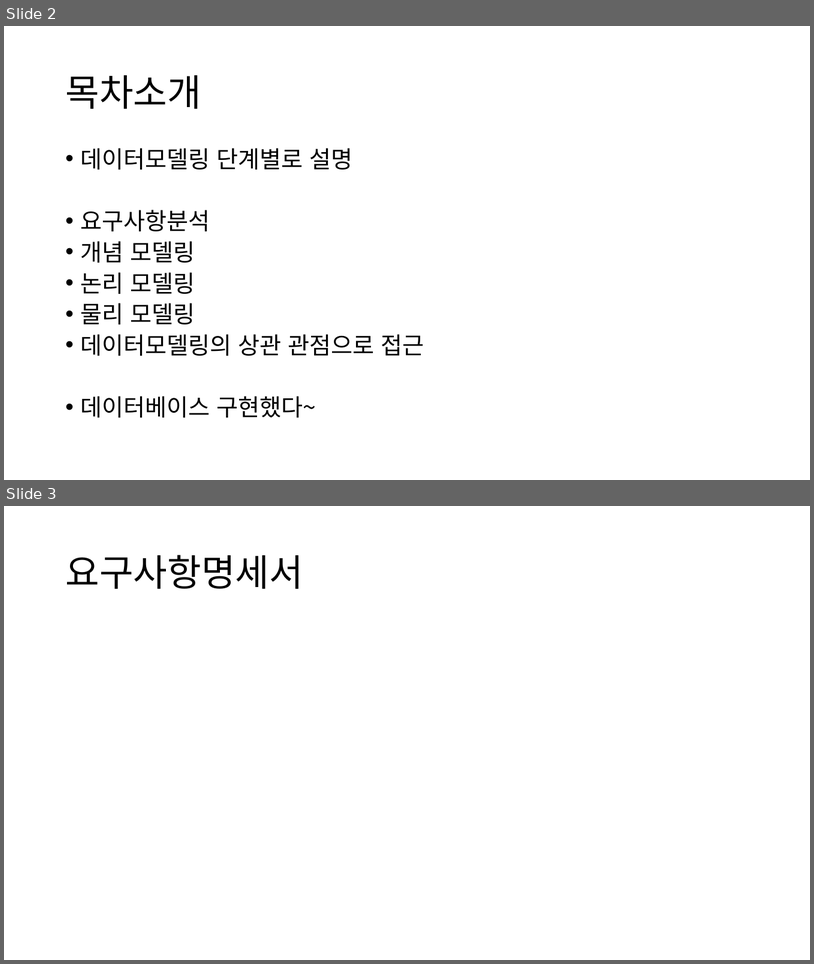
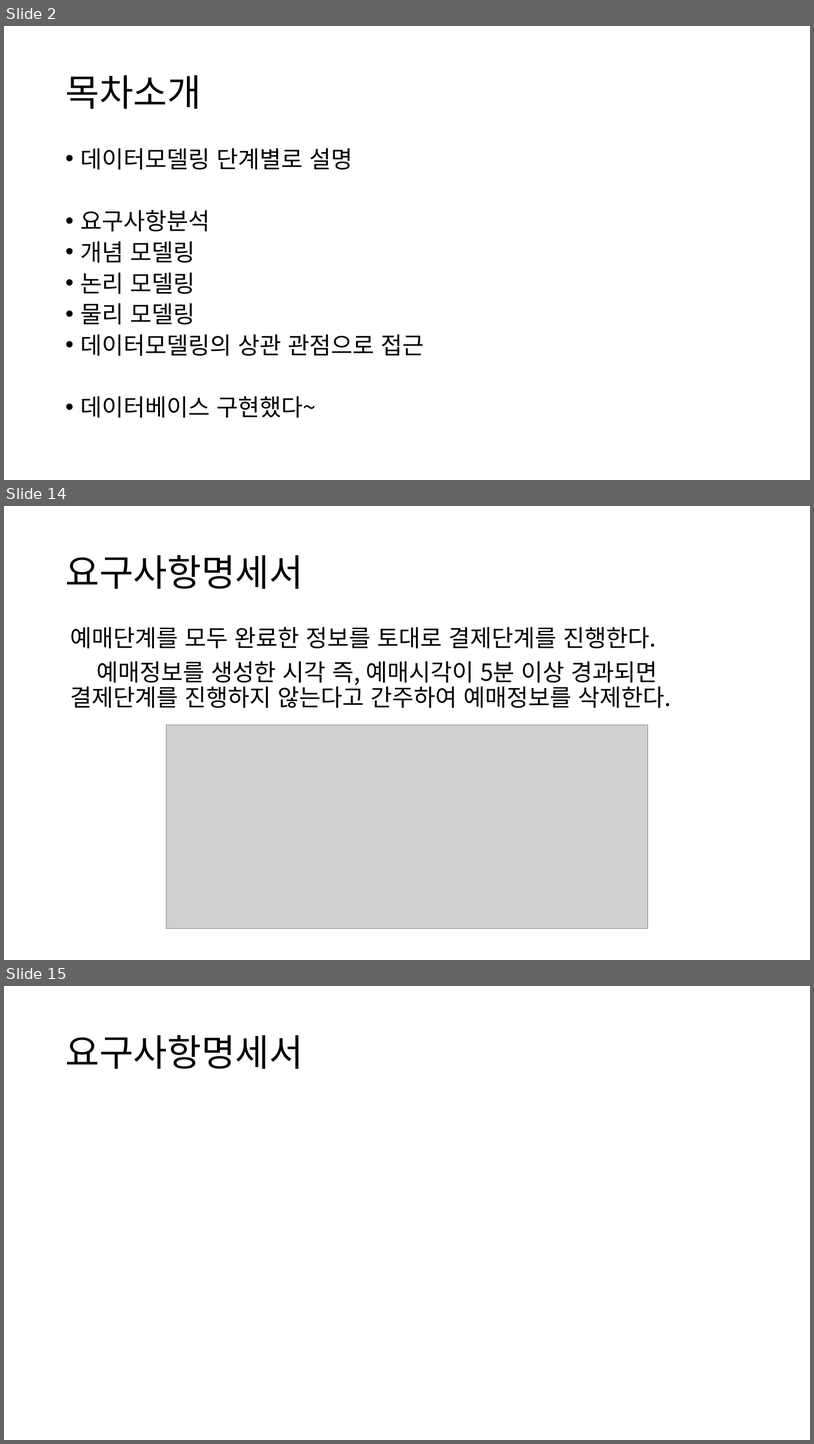
Before and after one commit to Cinema-System/My-Cinema, a slide deck: 중간발표/다은발표준비.pptx. Shown one above the other, each under a label of ours: slides 2 and 3 before the commit, slides 2, 14 and 15 after it; the slides between them are not shown. The pictures are 814x964 and 814x1444 pixels, drawn with LibreOffice and Linux fonts; fonts in the diff are those of the drawing; grey boxes stand for pictures. Boxes give left, top, right and bottom in pixels: in the first picture for what was removed or moved away, otherwise in the second. Text is boxed around its words. In the diff, an @@ line names an element or a change of style, - is before the commit and + after.

```diff
--- a/중간발표/다은발표준비.pptx
+++ b/중간발표/다은발표준비.pptx
@@ slide 14 added at (4,506,810,960), background #FFFFFF @@
@@ title added at (65,555,303,589), 44 pt, text #000000 @@
+요구사항명세서
@@ text added at (71,627,672,708), 28 pt, text #000000 @@
+예매단계를 모두 완료한 정보를 토대로 결제단계를 진행한다.
+예매정보를 생성한 시각 즉, 예매시각이 5분 이상 경과되면 결제단계를 진행하지 않는다고 간주하여 예매정보를 삭제한다.
@@ picture added at (166,725,648,928) @@
@@ what was slide 3 is now slide 15 @@
```
Also in this commit, not shown: 13 other slides added, 2 other files.
